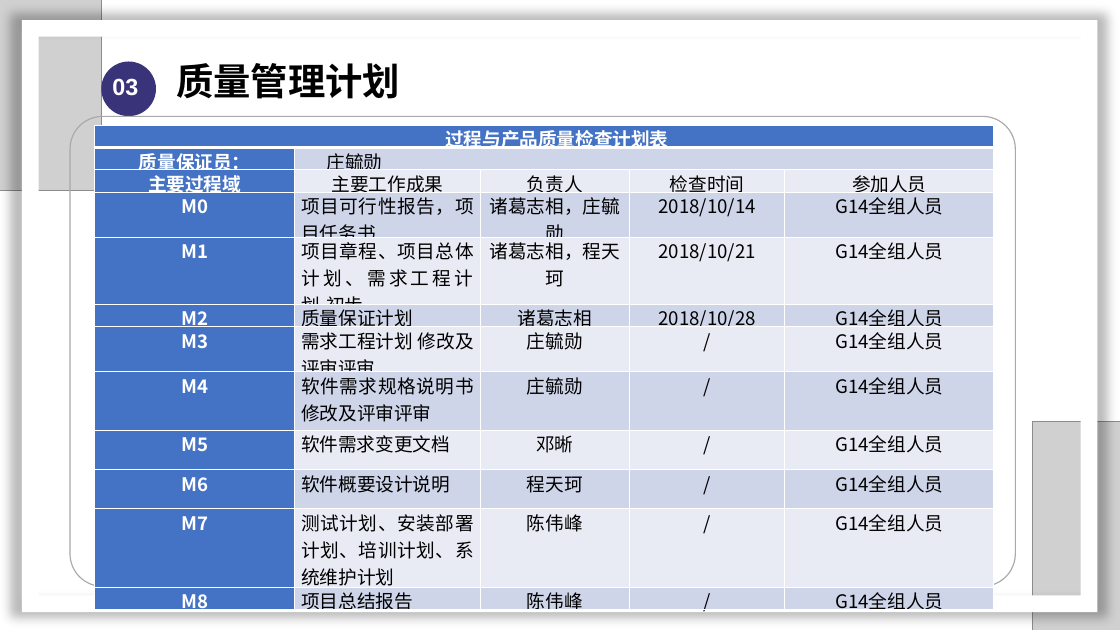
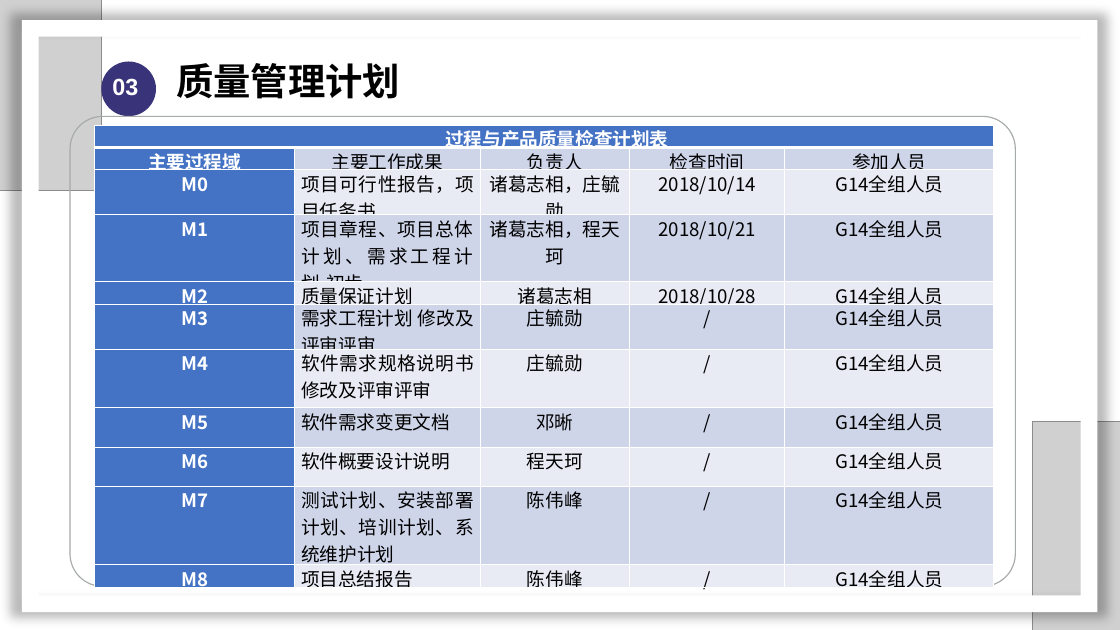
Before and after one commit to SarielX98/PRD2018G14, a slide deck: slide 49 of 受控文档/PPT/PRD2018-G14-软件需求工程审核PPT.pptx (slide 48 before the commit). Drawn at 1120x630 pixels with LibreOffice and Linux fonts; fonts in the diff are those of the drawing; grey boxes stand for pictures; background and template pictures are left out. Boxes give left, top, right and bottom in pixels: in the first picture for what was removed or moved away, otherwise in the second. Text is boxed around its words. In the diff, an @@ line names an element or a change of style, - is before the commit and + after.

```diff
--- a/受控文档/PPT/PRD2018-G14-软件需求工程审核PPT.pptx
+++ b/受控文档/PPT/PRD2018-G14-软件需求工程审核PPT.pptx
@@ table at bbox=[94, 125, 994, 596] @@
-row 2: 质量保证员： | 庄毓勋 |  |  | 
```
Also in this commit, not shown: 4 other slides changed, 1 slide added, 1 other file.
